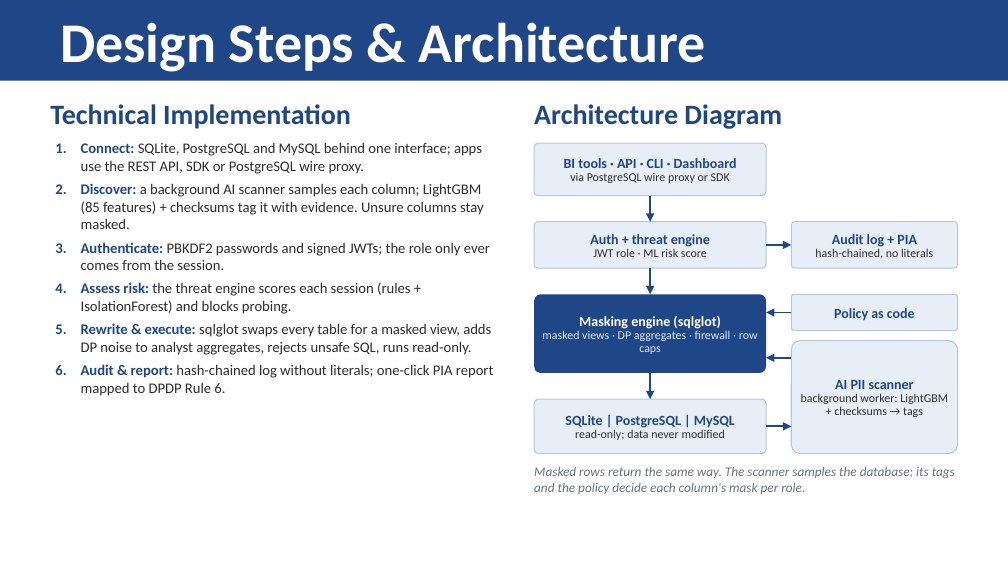
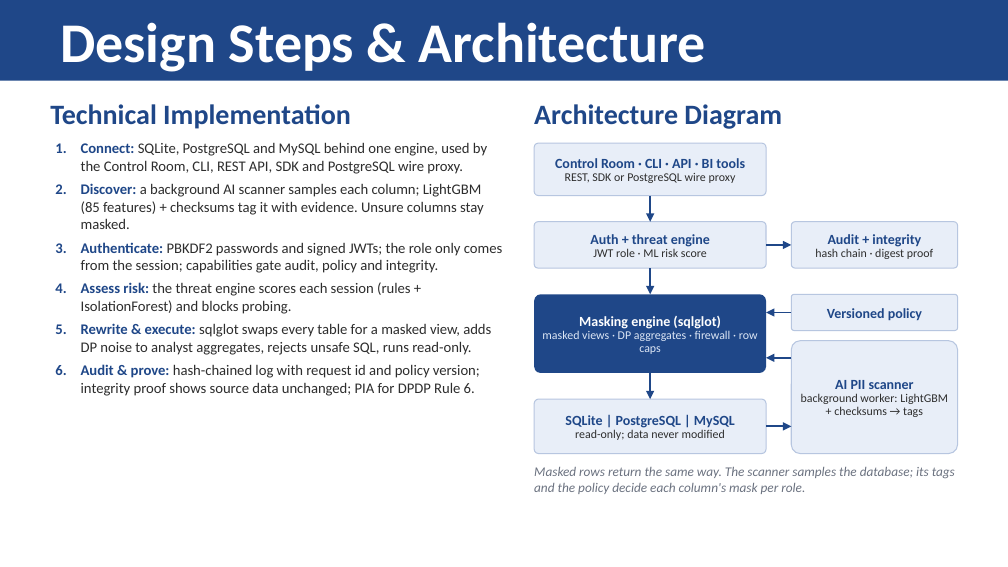
Before and after one commit to hotaro6754/mask, a slide deck: slide 4 of docs/MaskGuard_Round1_Submission.pptx. Drawn at 1008x567 pixels with LibreOffice and Linux fonts; fonts in the diff are those of the drawing. Boxes give left, top, right and bottom in pixels: in the first picture for what was removed or moved away, otherwise in the second. Text is boxed around its words. In the diff, an @@ line names an element or a change of style, - is before the commit and + after.

```diff
--- a/docs/MaskGuard_Round1_Submission.pptx
+++ b/docs/MaskGuard_Round1_Submission.pptx
@@ text at bbox=[81, 142, 487, 174]: text changed @@
-1. Connect: SQLite, PostgreSQL and MySQL behind one interface; apps use the REST API, SDK or PostgreSQL wire proxy.
+1. Connect: SQLite, PostgreSQL and MySQL behind one engine, used by the Control Room, CLI, REST API, SDK and PostgreSQL wire proxy.
@@ text in rounded rectangle at bbox=[555, 158, 745, 183]: text changed @@
-BI tools · API · CLI · Dashboard
-via PostgreSQL wire proxy or SDK
+Control Room · CLI · API · BI tools
+REST, SDK or PostgreSQL wire proxy
@@ text in rounded rectangle at bbox=[815, 234, 933, 259]: text changed @@
-Audit log + PIA
-hash-chained, no literals
+Audit + integrity
+hash chain · digest proof
@@ text at bbox=[81, 242, 502, 273]: text changed @@
-3. Authenticate: PBKDF2 passwords and signed JWTs; the role only ever comes from the session.
+3. Authenticate: PBKDF2 passwords and signed JWTs; the role only comes from the session; capabilities gate audit, policy and integrity.
@@ text in rounded rectangle at bbox=[827, 308, 922, 321]: text changed @@
-Policy as code
+Versioned policy
@@ text at bbox=[81, 364, 480, 396]: text changed @@
-6. Audit & report: hash-chained log without literals; one-click PIA report mapped to DPDP Rule 6.
+6. Audit & prove: hash-chained log with request id and policy version; integrity proof shows source data unchanged; PIA for DPDP Rule 6.
```
Also in this commit, not shown: 3 other slides changed, 1 slide added, 1 slide removed.
